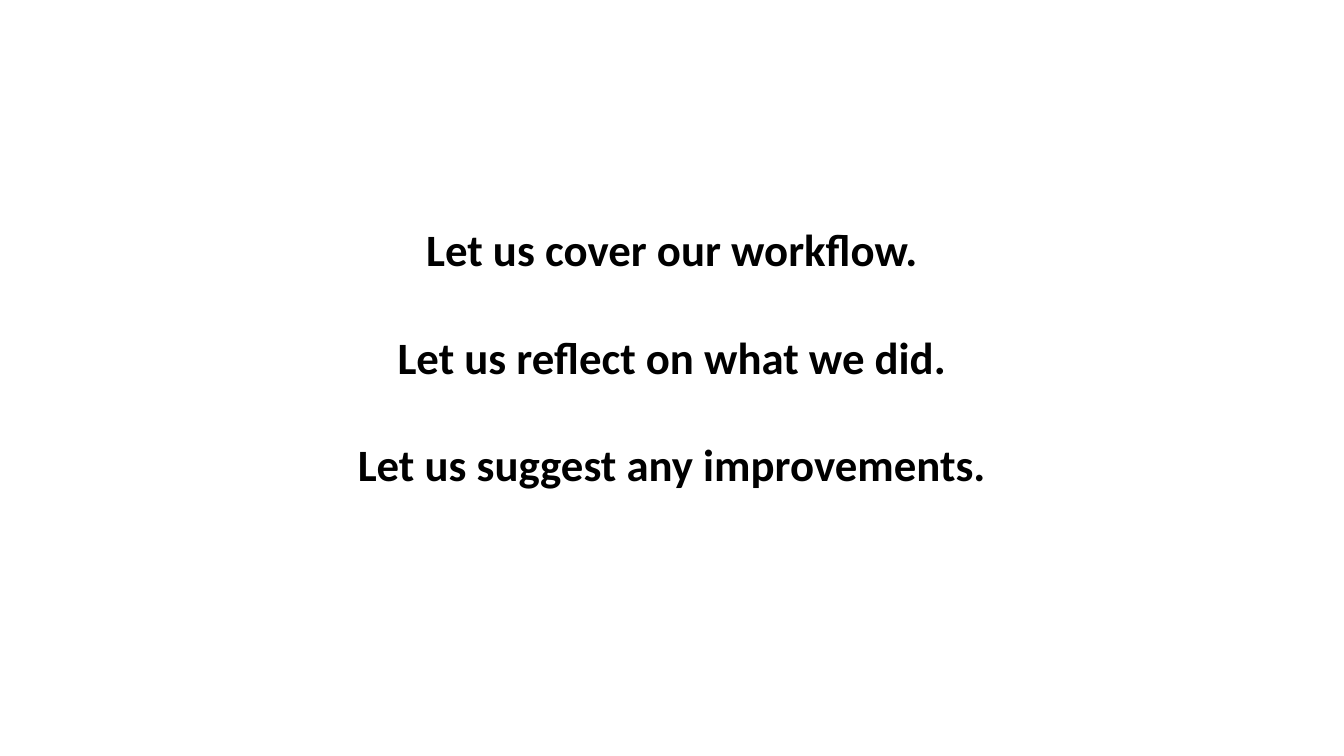
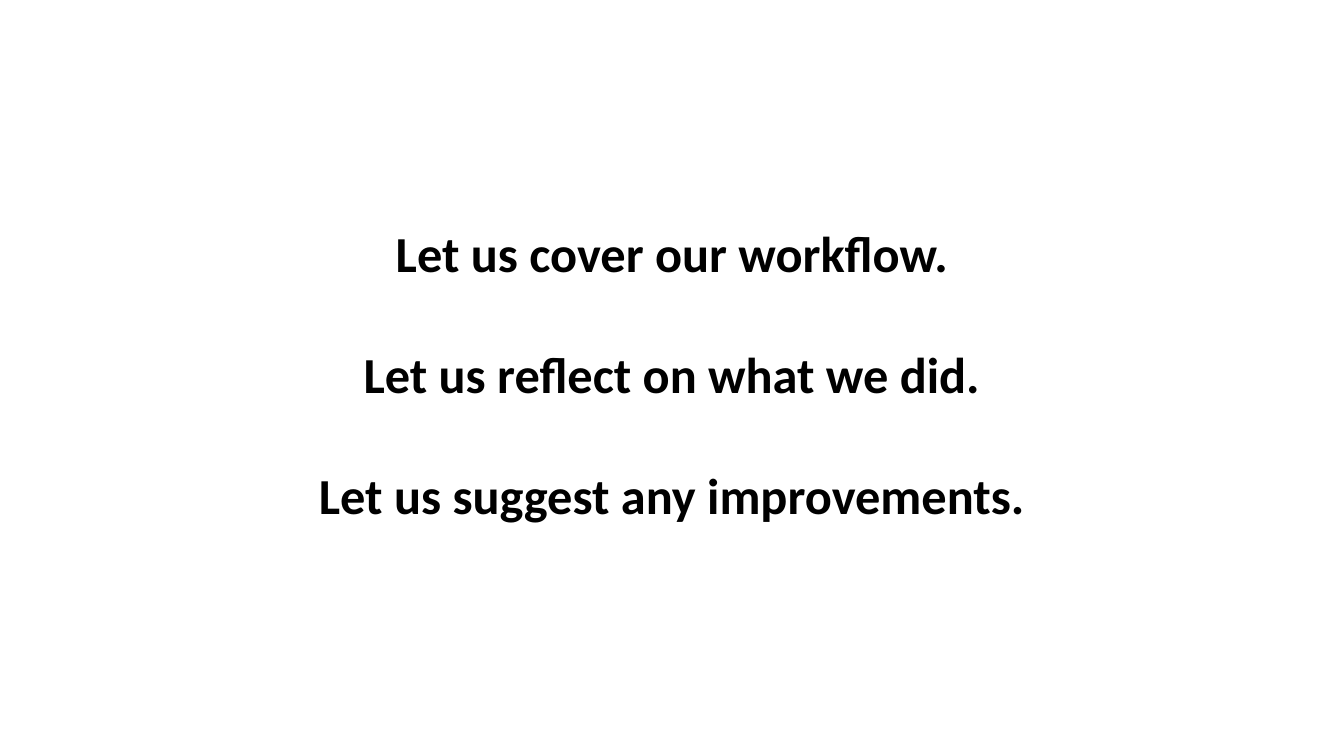
Before and after one commit to cp3402-students/a2-cp3402-2019-team10, a slide deck: slide 2 of work/presentation/CP3402 Group 10.pptx. Drawn at 1344x756 pixels with LibreOffice and Linux fonts; fonts in the diff are those of the drawing. Boxes give left, top, right and bottom in pixels: in the first picture for what was removed or moved away, otherwise in the second. Text is boxed around its words. In the diff, an @@ line names an element or a change of style, - is before the commit and + after.

```diff
--- a/work/presentation/CP3402 Group 10.pptx
+++ b/work/presentation/CP3402 Group 10.pptx
@@ text "Let us cover our workflow." at [319, 236, 1024, 523]: size 32 to 36 pt @@
```
Also in this commit, not shown: 2 slides added, 2 slides removed.
